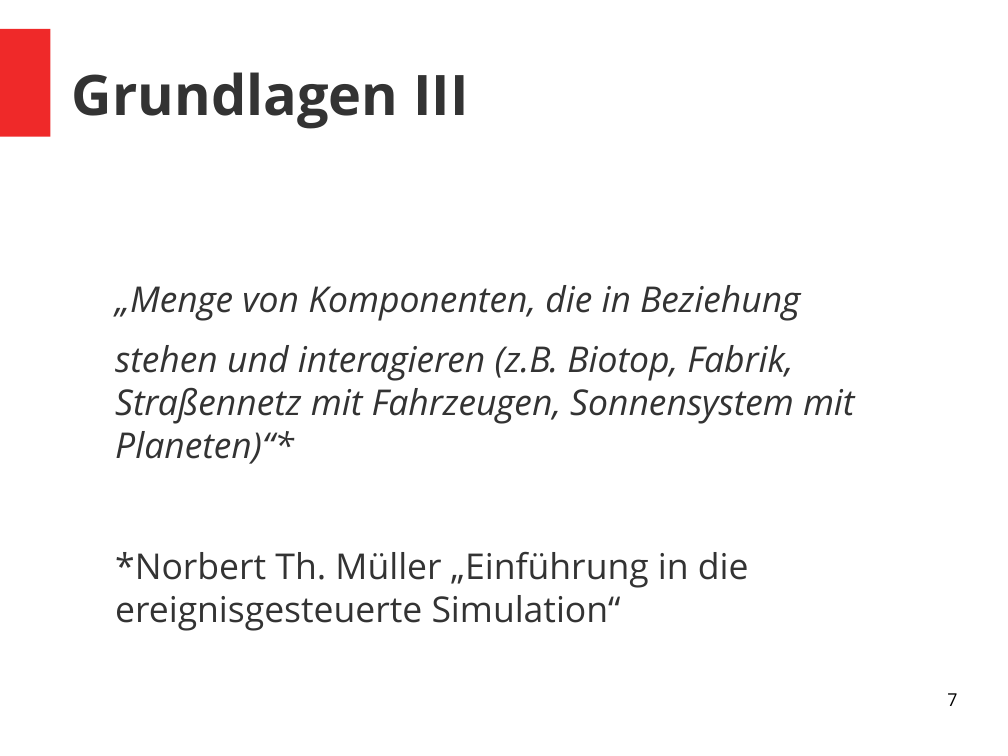
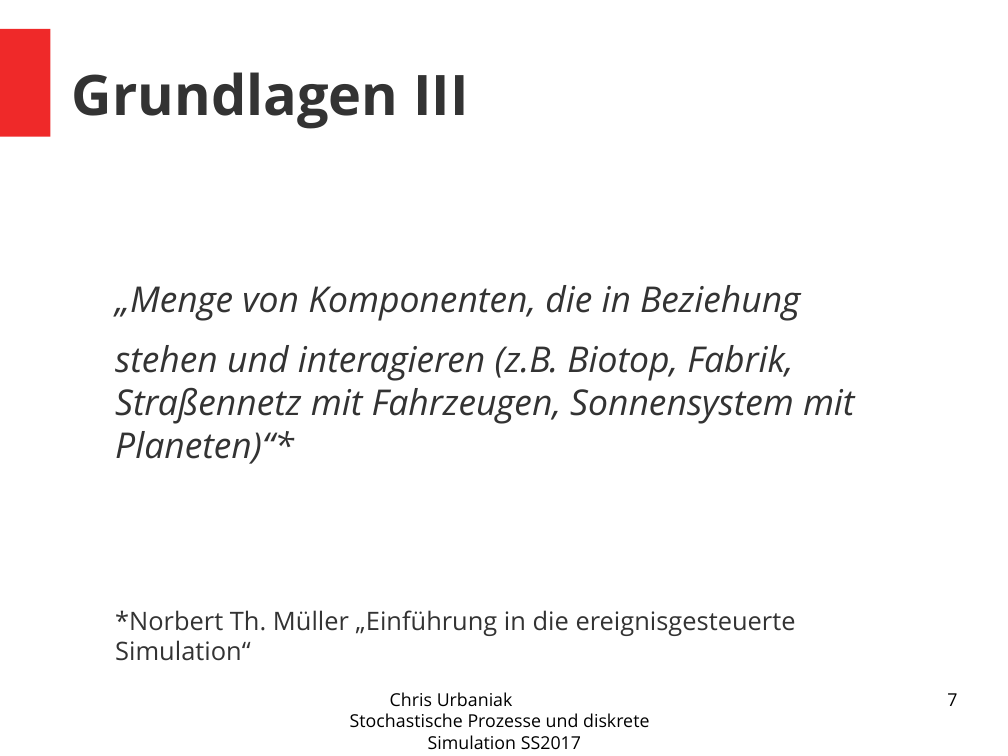
Before and after one commit to nouiteesator/seminar, a slide deck: slide 7 of Präsi.odp. Drawn at 1008x756 pixels with LibreOffice and Linux fonts; fonts in the diff are those of the drawing. Boxes give left, top, right and bottom in pixels: in the first picture for what was removed or moved away, otherwise in the second. Text is boxed around its words. In the diff, an @@ line names an element or a change of style, - is before the commit and + after.

```diff
--- a/Präsi.odp
+++ b/Präsi.odp
@@ text at <box>115,610,796,661</box>: size 28 to 20 pt in "*Norbert Th. Müller „Einführung in die ereignisgesteuerte ..." @@
@@ text added at <box>350,692,649,749</box>, 14 pt, text #000000 @@
+Chris Urbaniak Stochastische Prozesse und diskrete Simulation SS2017
```
Also in this commit, not shown: 8 other slides changed, 15 slides added, 1 slide removed, 3 other files.
